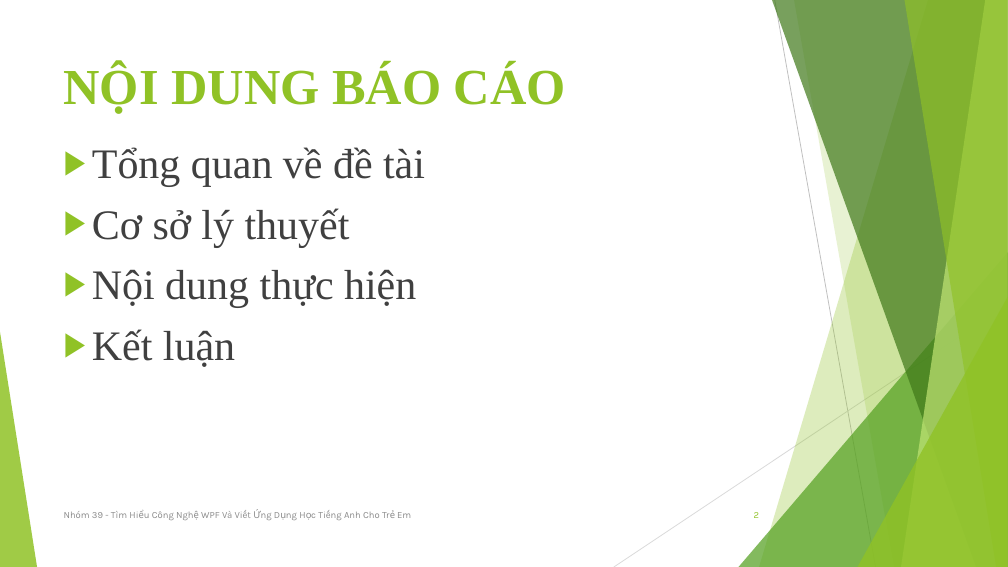
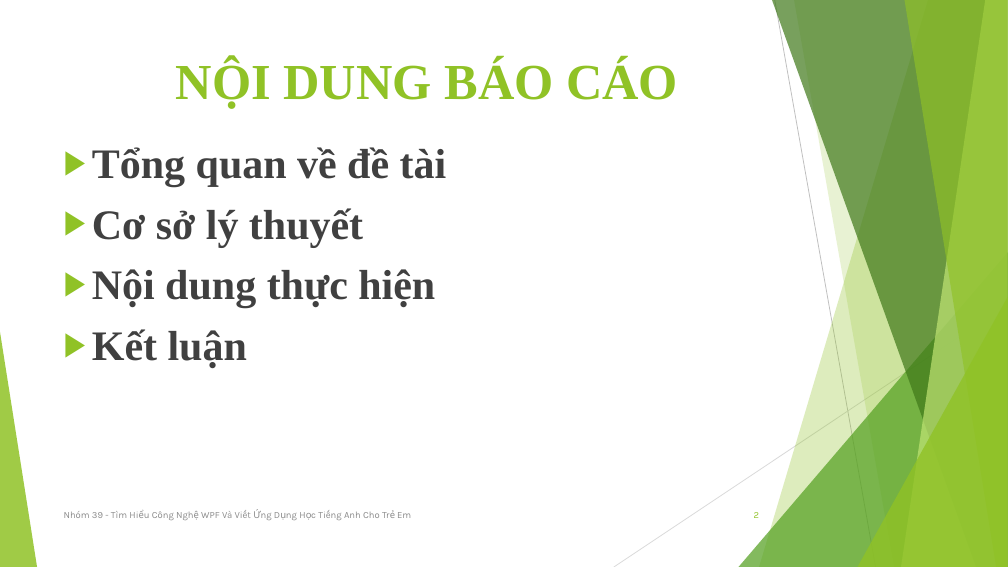
Before and after one commit to hoanghuucuong10/GameEnglish, a slide deck: slide 2 of TaiLieu/SlideBaoCao.pptx. Drawn at 1008x567 pixels with LibreOffice and Linux fonts; fonts in the diff are those of the drawing. Boxes give left, top, right and bottom in pixels: in the first picture for what was removed or moved away, otherwise in the second. Text is boxed around its words. In the diff, an @@ line names an element or a change of style, - is before the commit and + after.

```diff
--- a/TaiLieu/SlideBaoCao.pptx
+++ b/TaiLieu/SlideBaoCao.pptx
@@ title "NỘI DUNG BÁO CÁO": place and size @@
-title "NỘI DUNG BÁO CÁO" at <box>64,65,566,114</box>
+title "NỘI DUNG BÁO CÁO" at <box>176,59,678,109</box>
@@ title "NỘI DUNG BÁO CÁO" at <box>176,59,678,109</box>: alignment left to centre @@
@@ text "Tổng quan về đề tài" at <box>92,147,447,368</box>: bold on @@
```
Also in this commit, not shown: 3 other slides changed, 4 slides added, 1 other file.
